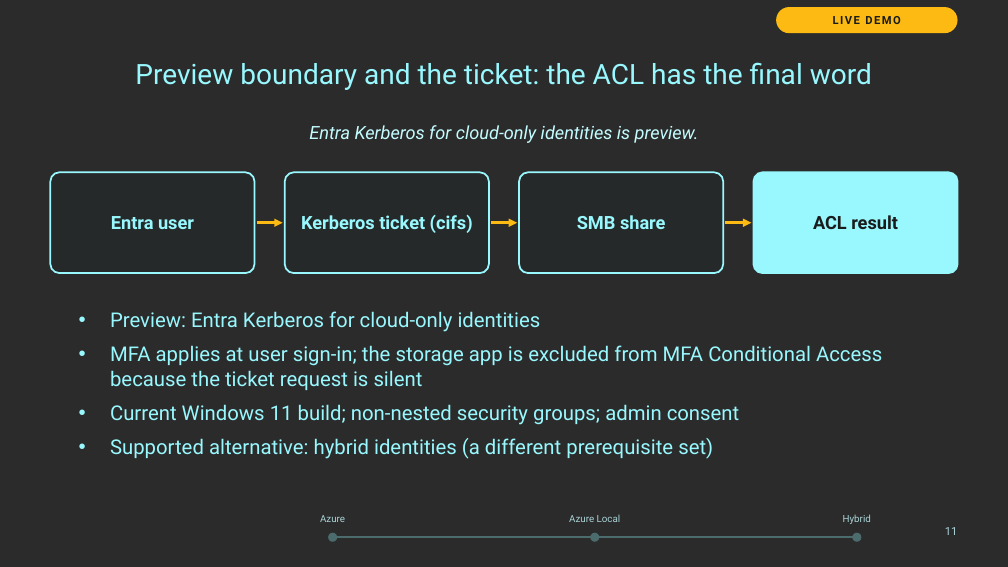
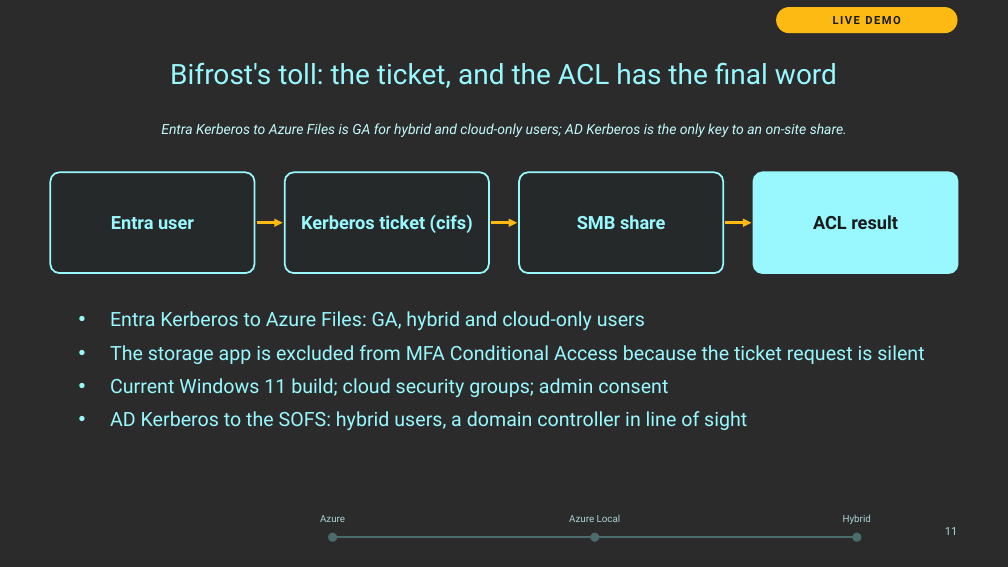
Before and after one commit to thisismydemo/nic2026_avd, a slide deck: slide 11 of presentation/AVD_Anywhere_NIC2026.pptx. Drawn at 1008x567 pixels with LibreOffice and Linux fonts; fonts in the diff are those of the drawing; background and template pictures are left out; a plain dark background stands for a picture behind light text. Boxes give left, top, right and bottom in pixels: in the first picture for what was removed or moved away, otherwise in the second. Text is boxed around its words. In the diff, an @@ line names an element or a change of style, - is before the commit and + after.

```diff
--- a/presentation/AVD_Anywhere_NIC2026.pptx
+++ b/presentation/AVD_Anywhere_NIC2026.pptx
@@ title at [170,62,837,88]: text changed @@
-Preview boundary and the ticket: the ACL has the final word
+Bifrost's toll: the ticket, and the ACL has the final word
@@ text at [161,123,847,137]: text changed; size 13 to 10 pt @@
-Entra Kerberos for cloud-only identities is preview.
+Entra Kerberos to Azure Files is GA for hybrid and cloud-only users; AD Kerberos is the only key to an on-site share.
@@ text at [110,311,924,430]: text changed; size 14.5 to 14 pt @@
-• Preview: Entra Kerberos for cloud-only identities
-• MFA applies at user sign-in; the storage app is excluded from MFA Conditional Access because the ticket request is silent
-• Current Windows 11 build; non-nested security groups; admin consent
-• Supported alternative: hybrid identities (a different prerequisite set)
+• Entra Kerberos to Azure Files: GA, hybrid and cloud-only users
+• The storage app is excluded from MFA Conditional Access because the ticket request is silent
+• Current Windows 11 build; cloud security groups; admin consent
+• AD Kerberos to the SOFS: hybrid users, a domain controller in line of sight
```
Also in this commit, not shown: 18 other slides changed, 1 slide added, 16 other files.
